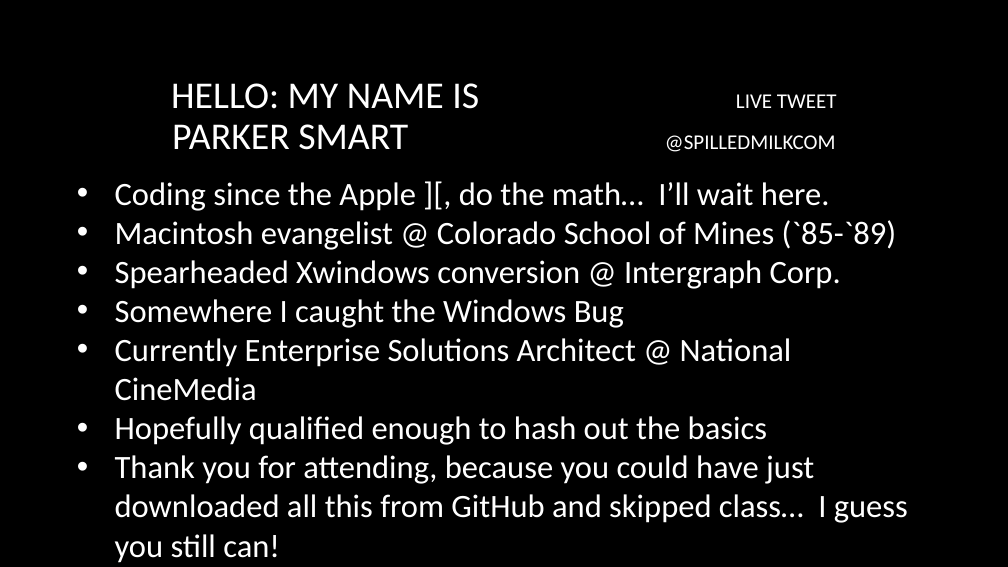
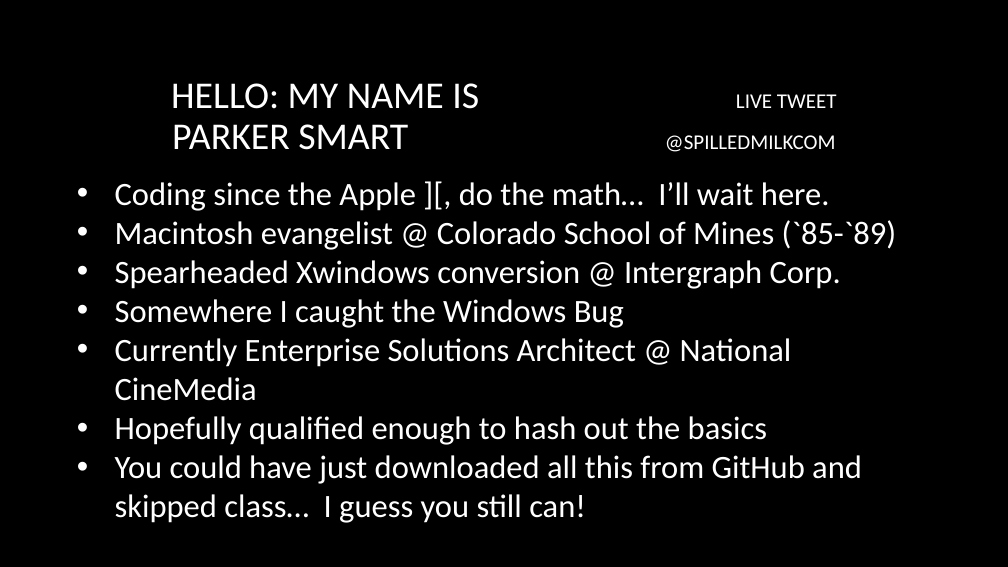
Before and after one commit to SpilledMilkCOM/DenDevDayEFCore, a slide deck: slide 3 of Entity Framework Core.pptx. Drawn at 1008x567 pixels with LibreOffice and Linux fonts; fonts in the diff are those of the drawing; background and template pictures are left out. Boxes give left, top, right and bottom in pixels: in the first picture for what was removed or moved away, otherwise in the second. Text is boxed around its words. In the diff, an @@ line names an element or a change of style, - is before the commit and + after.

```diff
--- a/Entity Framework Core.pptx
+++ b/Entity Framework Core.pptx
@@ text at [115, 455, 862, 523]: text changed @@
-• Thank you for attending, because you could have just downloaded all this from GitHub and skipped class… I guess you still can!
+• You could have just downloaded all this from GitHub and skipped class… I guess you still can!
```
Also in this commit, not shown: 4 other slides changed, 1 slide added, 4 other files.
